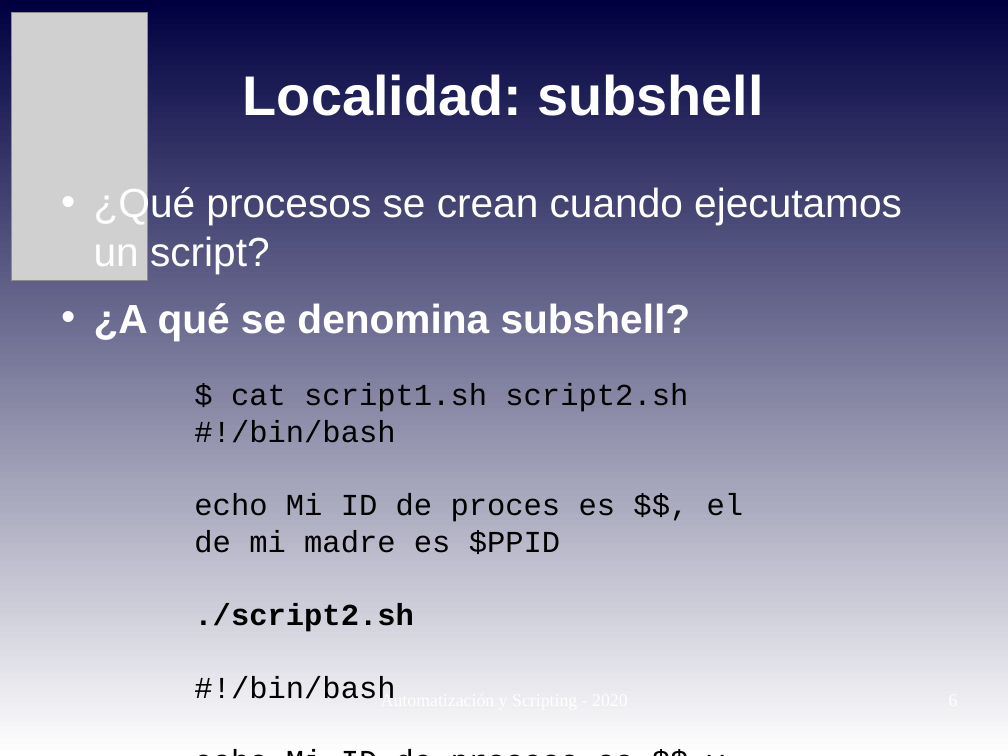
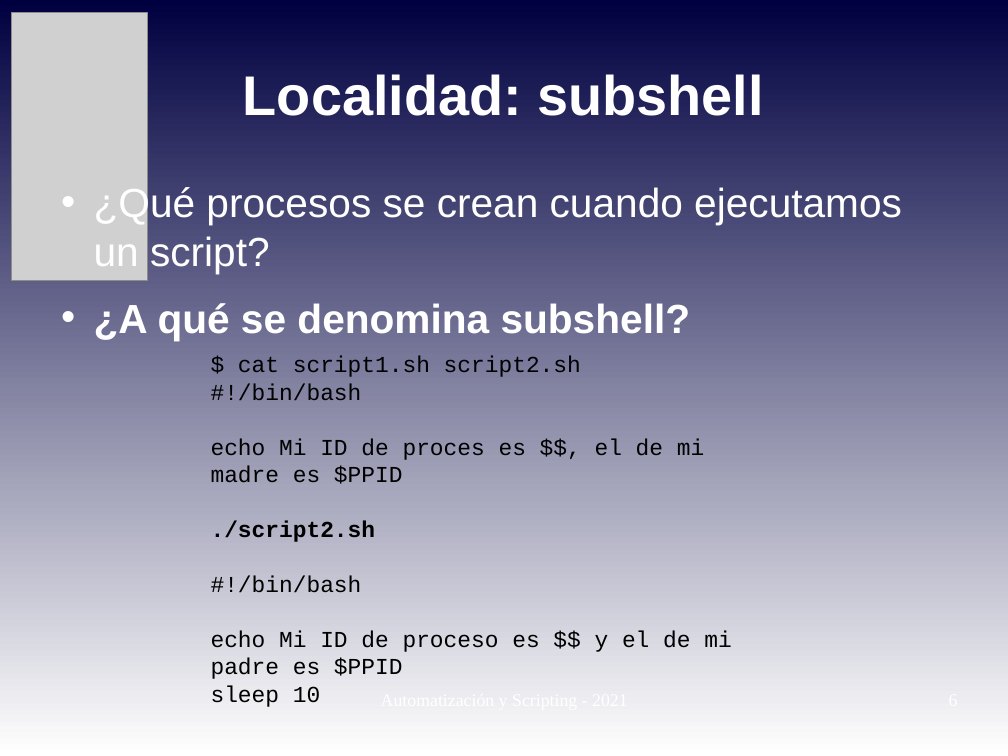
Before and after one commit to niniadcobre/-AutoyScripting, a slide deck: slide 6 of clases/AYS_clase03.odp. Drawn at 1008x756 pixels with LibreOffice and Linux fonts; fonts in the diff are those of the drawing; grey boxes stand for pictures. Boxes give left, top, right and bottom in pixels: in the first picture for what was removed or moved away, otherwise in the second. Text is boxed around its words. In the diff, an @@ line names an element or a change of style, - is before the commit and + after.

```diff
--- a/clases/AYS_clase03.odp
+++ b/clases/AYS_clase03.odp
@@ text "$ cat script1.sh script2.sh": place and size @@
-text "$ cat script1.sh script2.sh" at (194,383,744,699)
+text "$ cat script1.sh script2.sh" at (211,356,731,707)
@@ text "$ cat script1.sh script2.sh" at (211,356,731,707): size 24 to 18 pt @@
@@ text removed at (381,693,495,698) @@
-Automatización y Scripting - 2020
```
Also in this commit, not shown: 10 other slides changed, 6 other files.
